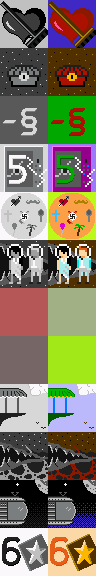
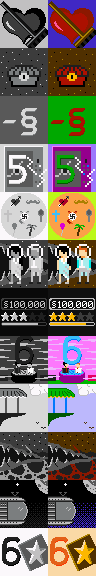
Before/after of a 96×576 layered artwork. What changed in the layer stack:
painted on "Layer" over (x1=15, y1=336, x2=82, y2=365)
painted on "Background" over (x1=0, y1=288, x2=96, y2=384)
